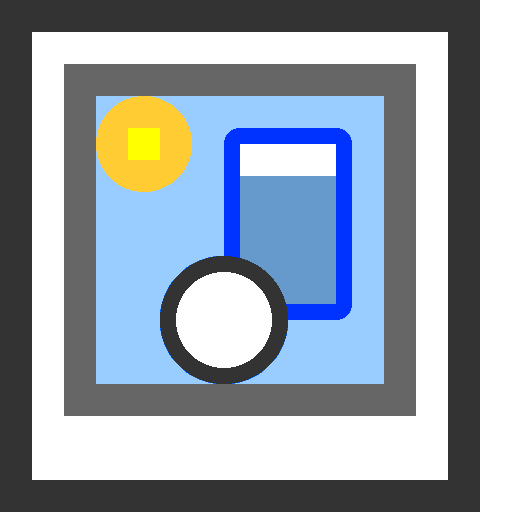
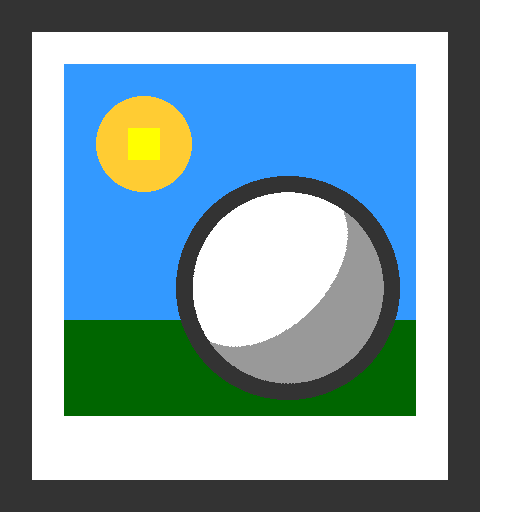
Before/after of a 512x512 layered artwork. What changed in the layer stack:
removed layer "RENDERLAYERS.png" over (96, 96, 384, 384)
added layer "SCENE_DATA.png-Kopie #2" above "SCENE_DATA.png-Kopie #1" over (176, 176, 400, 400)
renamed "Ebene" to "SCENE_DATA.png-Kopie #1", hid it, painted on it over (64, 64, 416, 416)
added layer "Ebene" above "RENDER_RESULT.png" over (64, 320, 416, 416)
showed "RENDER_RESULT.png", painted on it over (64, 64, 416, 416)
